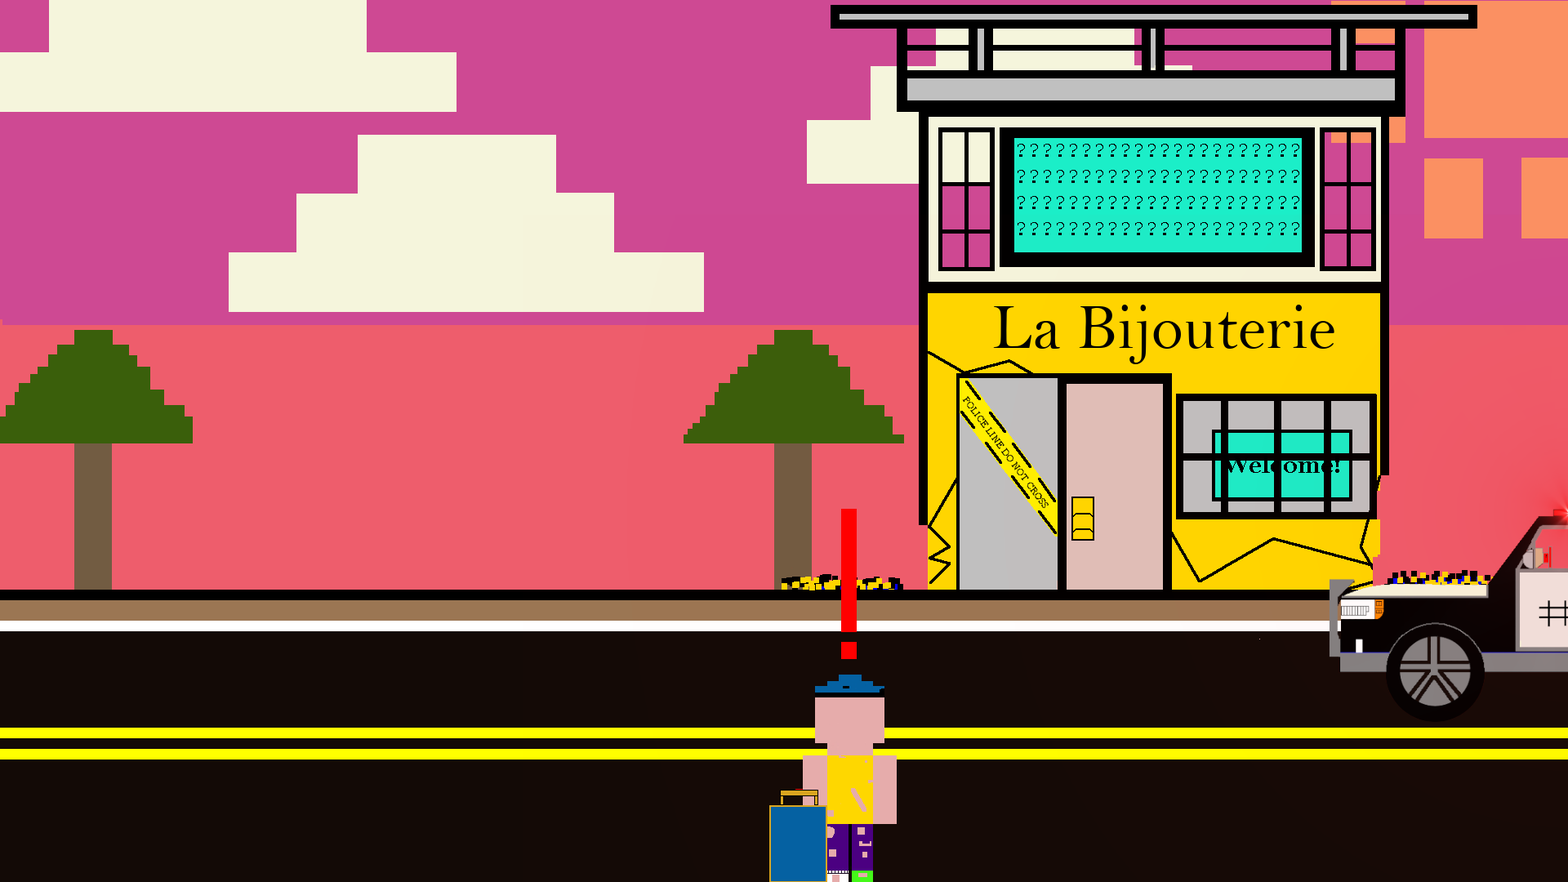
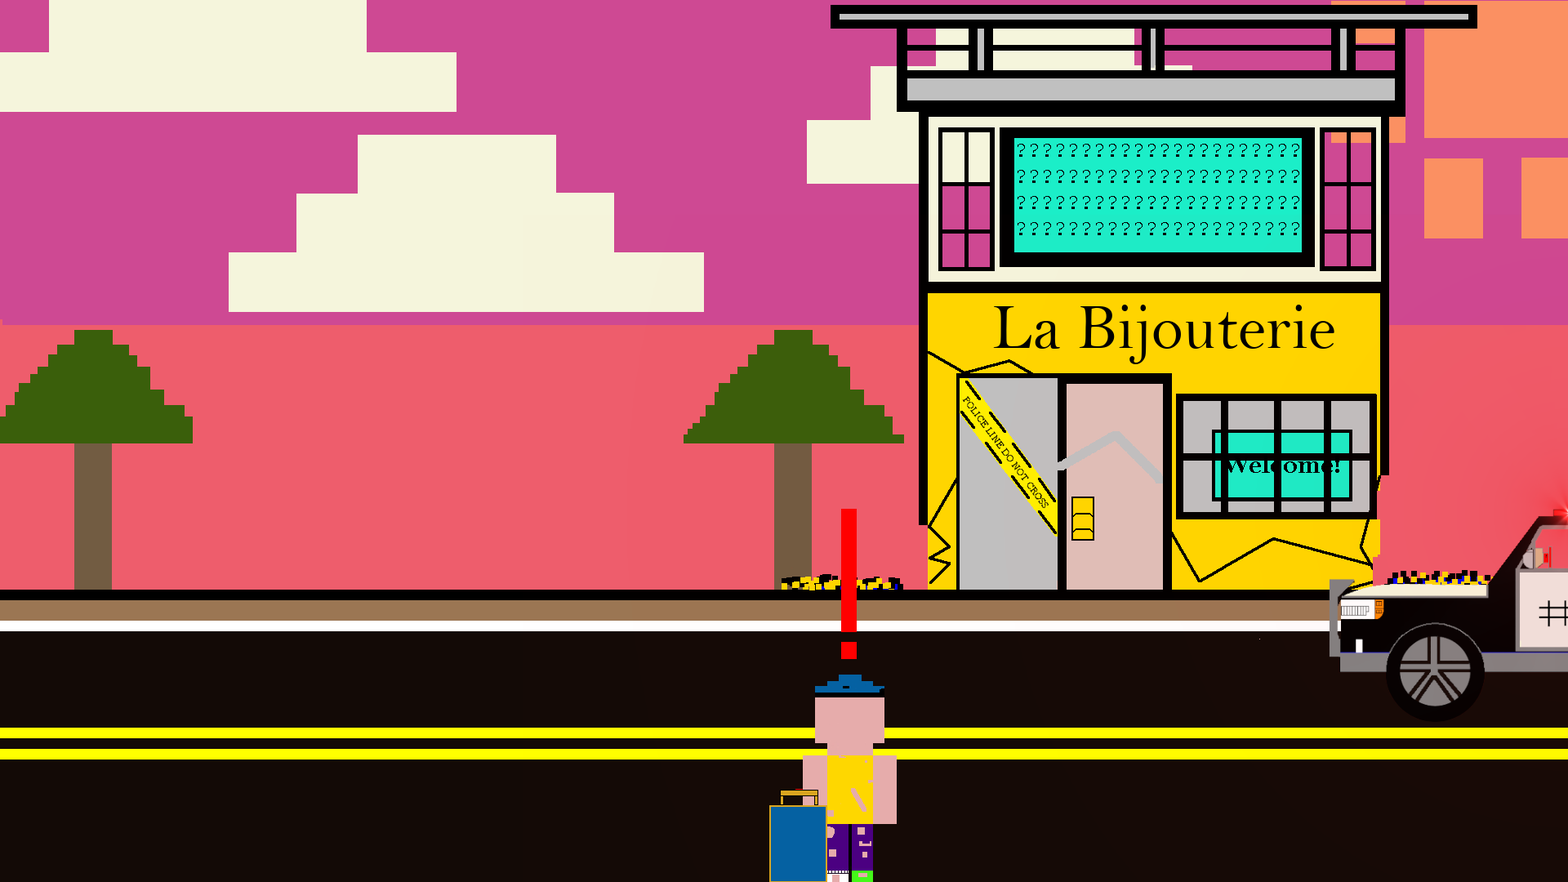
The second 1568×882 image is a revision of the first. Changes to its layers:
added layer "Background copy #8" above "Background copy #7" over [1057, 431, 1163, 484]
hid "Background copy #7" over [1057, 431, 1163, 484]